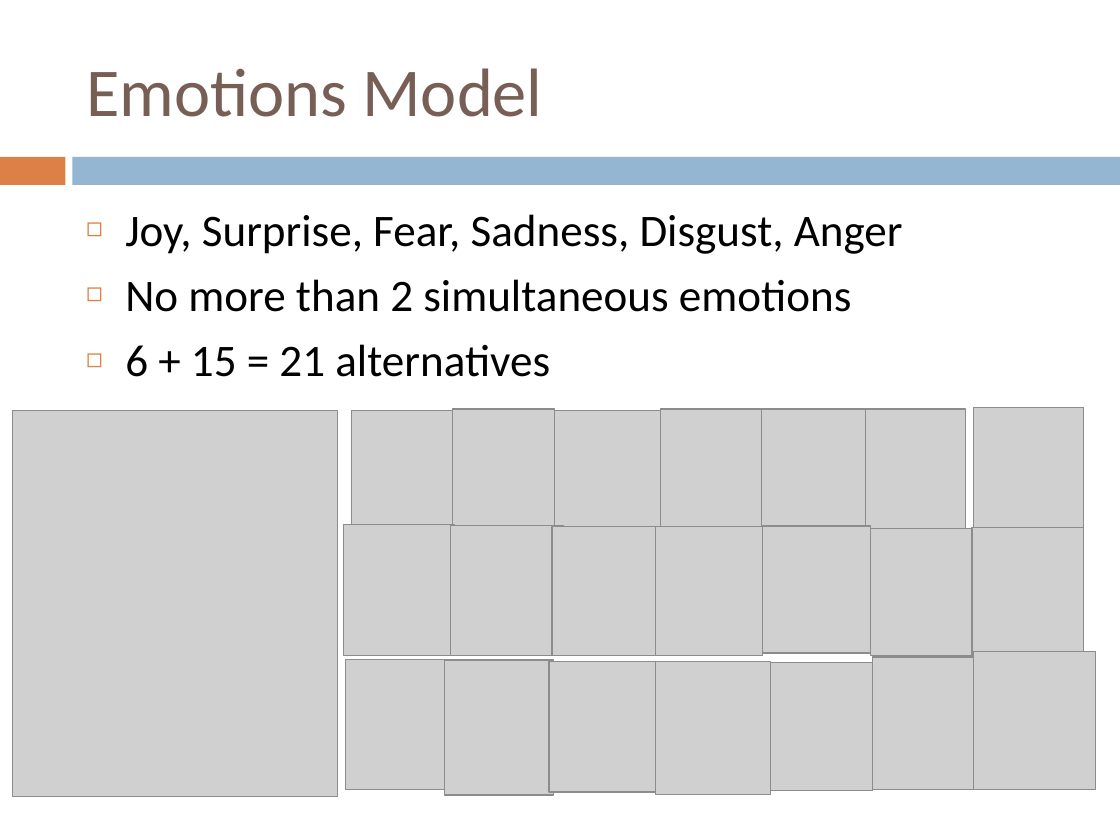
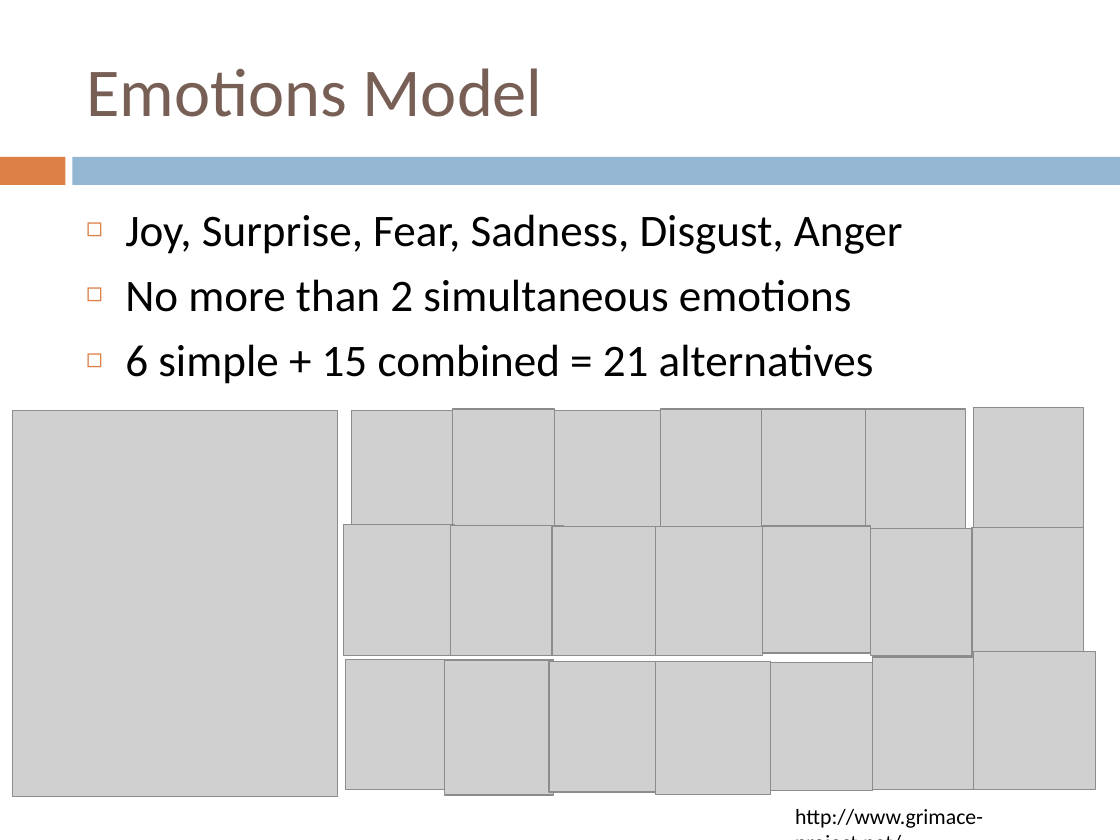
Before and after one commit to zslajchrt/morpheus, a slide deck: slide 10 of src/main/doc/papers/sdot2015.pptx. Drawn at 1120x840 pixels with LibreOffice and Linux fonts; fonts in the diff are those of the drawing; grey boxes stand for pictures. Boxes give left, top, right and bottom in pixels: in the first picture for what was removed or moved away, otherwise in the second. Text is boxed around its words. In the diff, an @@ line names an element or a change of style, - is before the commit and + after.

```diff
--- a/src/main/doc/papers/sdot2015.pptx
+++ b/src/main/doc/papers/sdot2015.pptx
@@ text at bbox=[125, 344, 874, 384]: text changed @@
-◻ 6 + 15 = 21 alternatives
+◻ 6 simple + 15 combined = 21 alternatives
@@ text added at bbox=[795, 809, 983, 828], 14 pt, text #000000 @@
+http://www.grimace-project.net/
```
Also in this commit, not shown: 6 other slides changed, 3 slides added.
